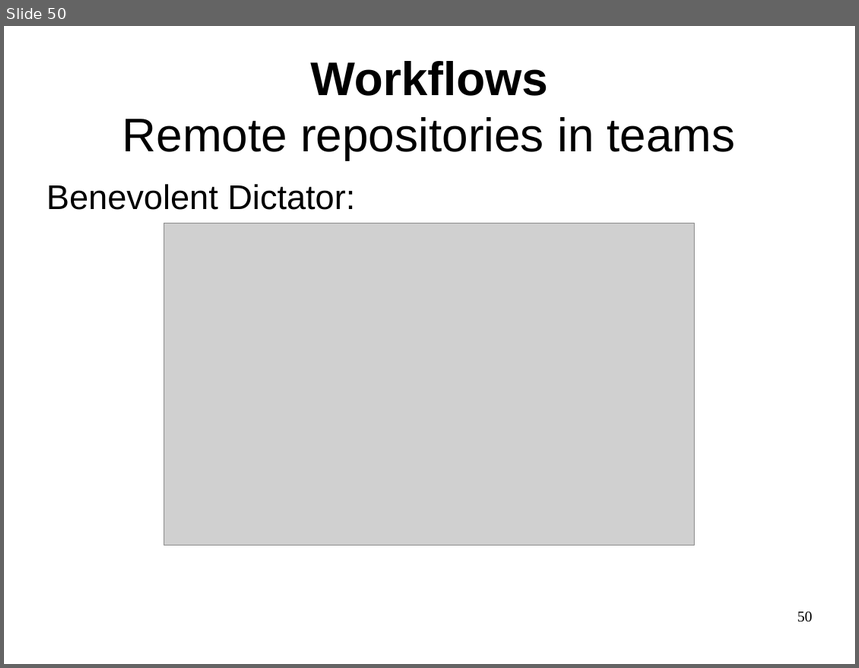
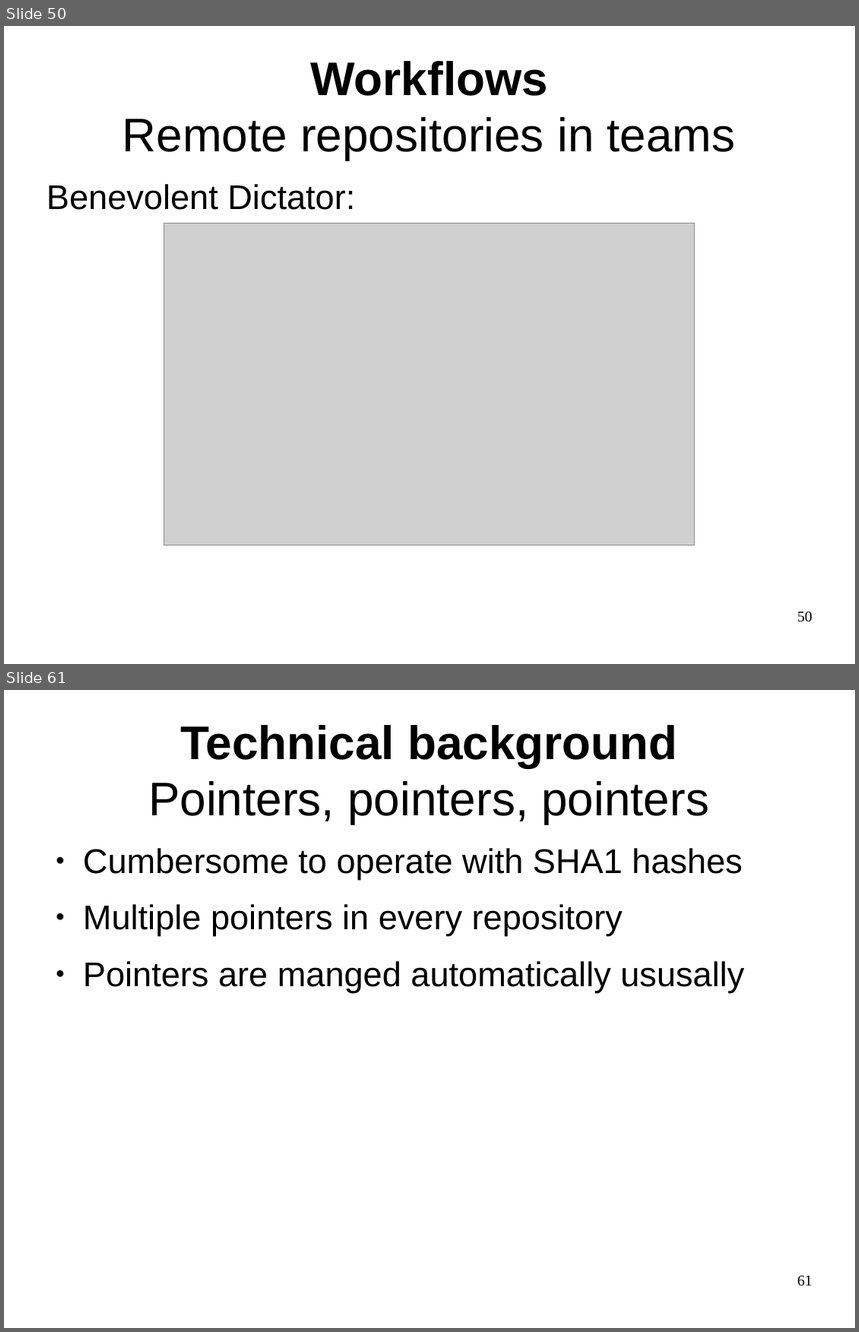
Before and after one commit to philpackmohr/git-paper, a slide deck: git-presentation.odp. Shown one above the other, each under a label of ours: slide 50 before the commit, slides 50 and 61 after it; the slides between them are not shown. The pictures are 859x668 and 859x1332 pixels, drawn with LibreOffice and Linux fonts; fonts in the diff are those of the drawing; grey boxes stand for pictures. Boxes give left, top, right and bottom in pixels: in the first picture for what was removed or moved away, otherwise in the second. Text is boxed around its words. In the diff, an @@ line names an element or a change of style, - is before the commit and + after.

```diff
--- a/git-presentation.odp
+++ b/git-presentation.odp
@@ slide 61 added at (4,690,855,1328), background #FFFFFF @@
@@ title added at (148,725,709,825), 44 pt, text #000000 @@
+Technical background
+Pointers, pointers, pointers
@@ text added at (83,848,744,992), 32 pt, text #000000 @@
+● Cumbersome to operate with SHA1 hashes
+● Multiple pointers in every repository
+● Pointers are manged automatically ususally
@@ page number added at (797,1276,813,1287), 14 pt, text #000000 @@
+61
```
Also in this commit, not shown: 16 other slides added.
